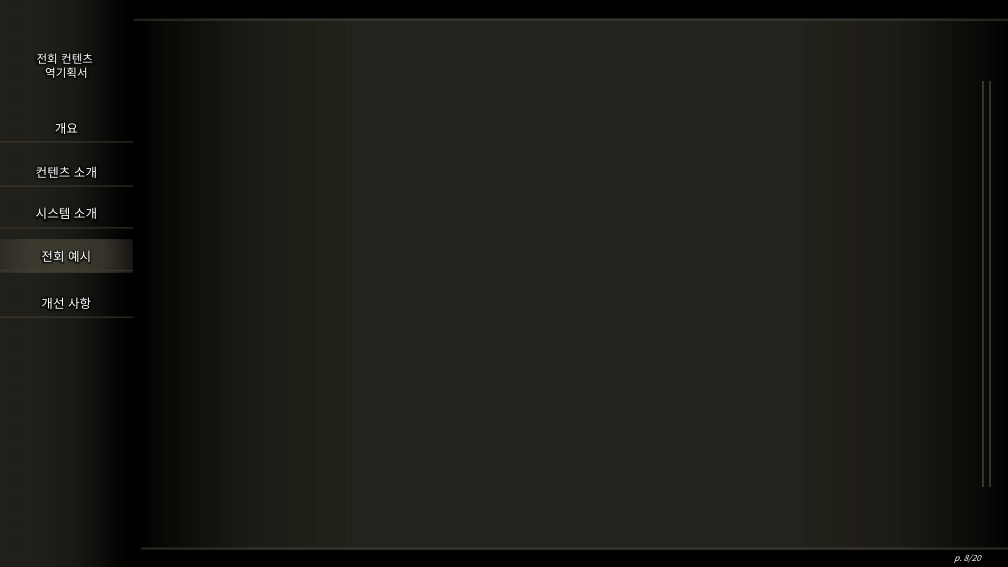
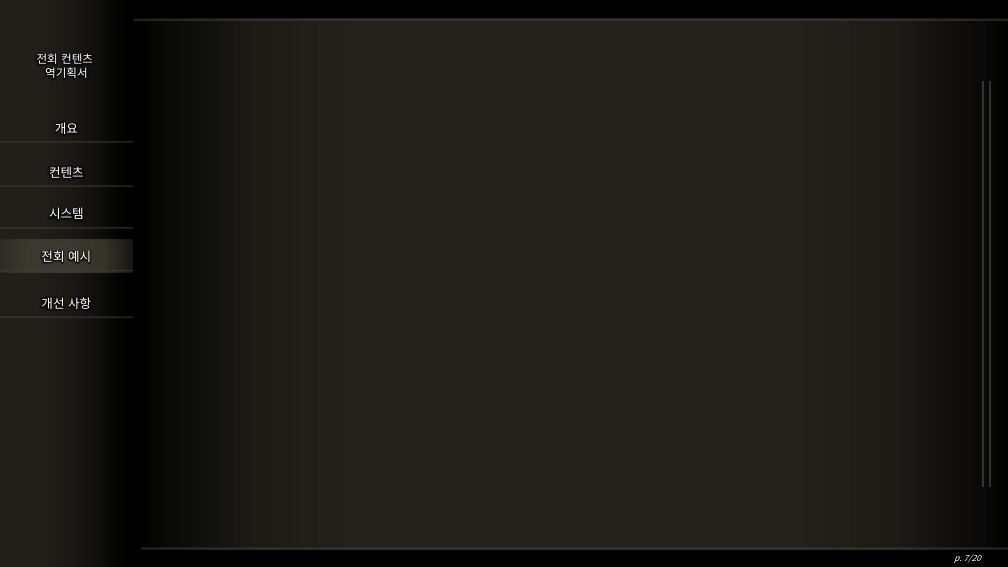
Before and after one commit to hjs0913/GameDesign, a slide deck: slide 7 of 엘든링 역기획서/엘든링_전회컨텐츠_역기획서.pptx (slide 8 before the commit). Drawn at 1008x567 pixels with LibreOffice and Linux fonts; fonts in the diff are those of the drawing; background and template pictures are left out. Boxes give left, top, right and bottom in pixels: in the first picture for what was removed or moved away, otherwise in the second. Text is boxed around its words. In the diff, an @@ line names an element or a change of style, - is before the commit and + after.

Commit message:
기획 의도 작성 완 / 전회 소개 작성 중

```diff
--- a/엘든링 역기획서/엘든링_전회컨텐츠_역기획서.pptx
+++ b/엘든링 역기획서/엘든링_전회컨텐츠_역기획서.pptx
@@ text at [49,166,84,178]: text changed @@
-컨텐츠 소개
+컨텐츠
@@ text at [49,207,84,219]: text changed @@
-시스템 소개
+시스템
@@ page number at [954,554,981,563]: text changed @@
-p. 8/20
+p. 7/20
```
Also in this commit, not shown: 2 other slides changed, 4 slides added, 5 slides removed, 2 other files.
